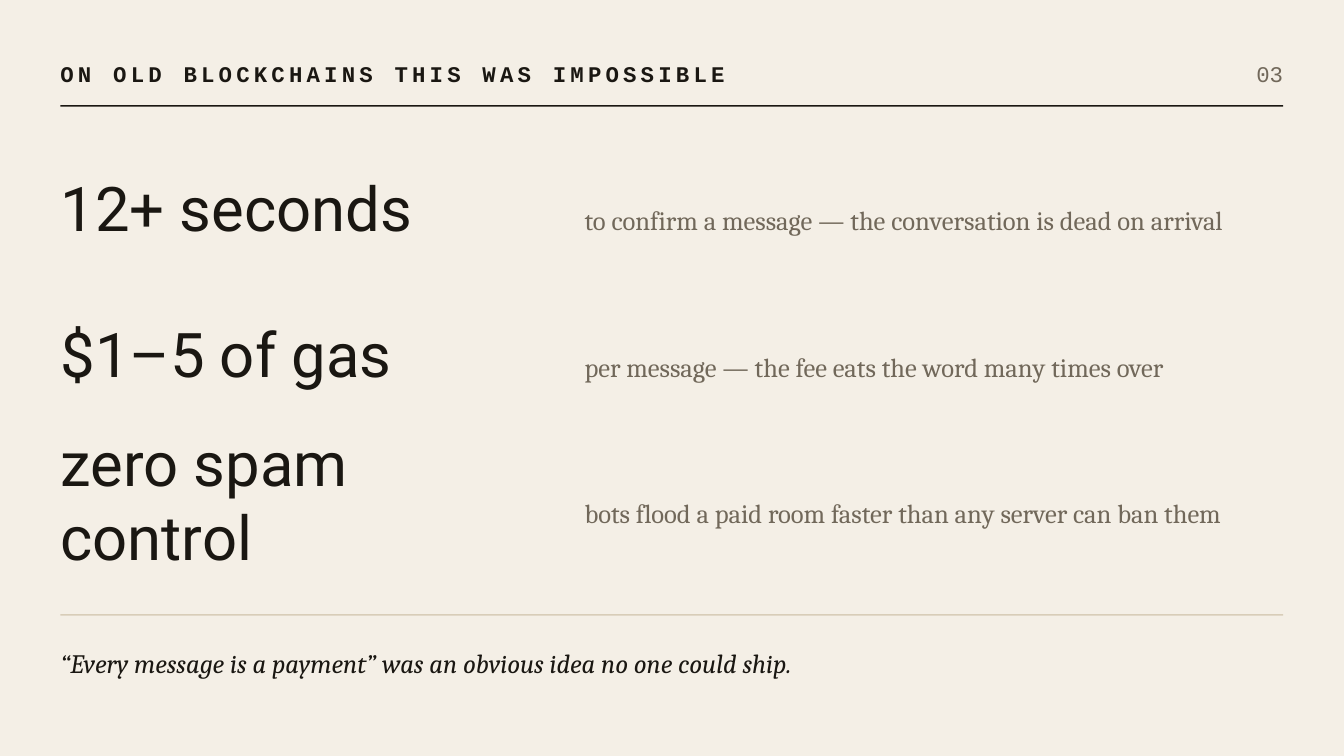
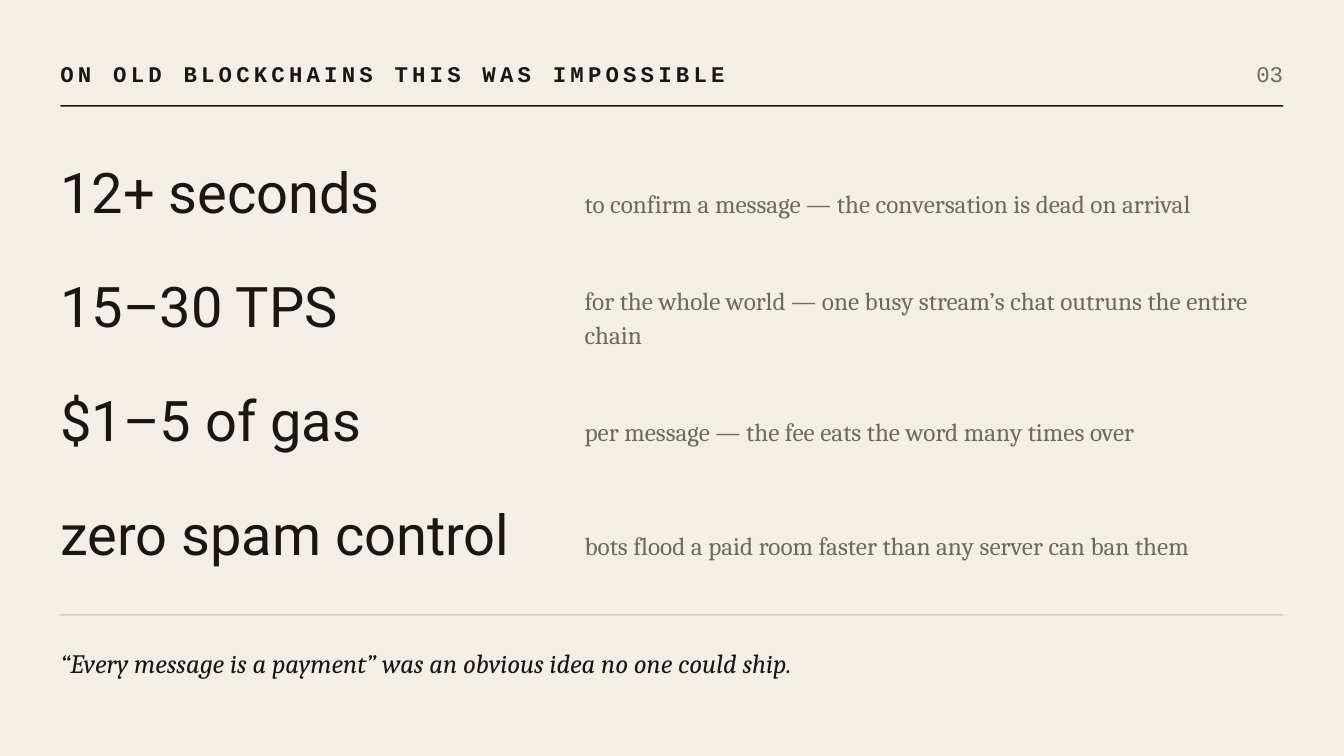
Before and after one commit to Nikita-sud/MonadChat, a slide deck: slide 3 of MonadChat-pitch.pptx. Drawn at 1344x756 pixels with LibreOffice and Linux fonts; fonts in the diff are those of the drawing. Boxes give left, top, right and bottom in pixels: in the first picture for what was removed or moved away, otherwise in the second. Text is boxed around its words. In the diff, an @@ line names an element or a change of style, - is before the commit and + after.

```diff
--- a/MonadChat-pitch.pptx
+++ b/MonadChat-pitch.pptx
@@ text "12+ seconds": place and size @@
-text "12+ seconds" at (60,184,412,232)
+text "12+ seconds" at (60,171,380,214)
@@ text "to confirm a message — ...": place and size @@
-text "to confirm a message — ..." at (585,211,1223,236)
+text "to confirm a message — ..." at (585,195,1190,219)
@@ text added at (60,286,338,328), 40 pt, text #1A1712 @@
+15–30 TPS
@@ text added at (585,292,1247,344), 18 pt, text #71685A @@
+for the whole world — one busy stream’s chat outruns the entire chain
@@ size 44 to 40 pt in 3 elements at (60,171,380,214), (60,513,509,567), (60,394,362,453) @@
@@ text "$1–5 of gas": place and size @@
-text "$1–5 of gas" at (60,326,392,390)
+text "$1–5 of gas" at (60,394,362,453)
@@ size 19 to 18 pt; line spacing 25pt to 24pt in 3 elements at (585,195,1190,219), (585,537,1189,561), (585,423,1134,447) @@
@@ text "per message — the fee ...": place and size @@
-text "per message — the fee ..." at (585,358,1164,383)
+text "per message — the fee ..." at (585,423,1134,447)
@@ text "zero spam control": place and size @@
-text "zero spam control" at (60,453,348,561)
+text "zero spam control" at (60,513,509,567)
@@ text "bots flood a paid room ...": place and size @@
-text "bots flood a paid room ..." at (585,504,1221,529)
+text "bots flood a paid room ..." at (585,537,1189,561)
```
